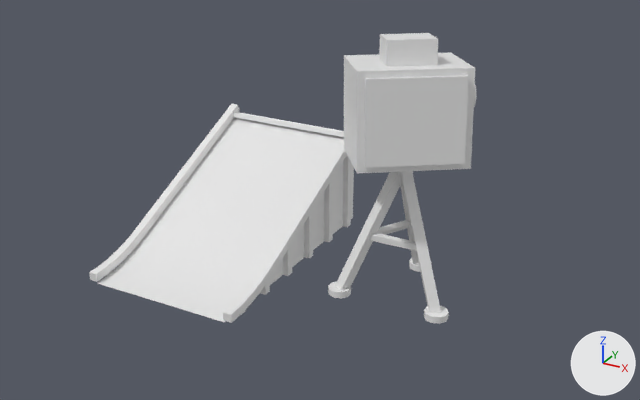
Two versions of the Blender file tools/memojo.blend, one commit apart.
Both versions are drawn from a 50 mm camera at (6.31, -11.47, 6.44) aimed at (0.55, -1.0, 1.2). Every picture has the same lights, and +X, +Y and +Z are marked at lower right. The picture after the commit comes second.

Objects in the first picture: 'dark_body', 'dark_lip', 'frame_barrel', 'frame_deck', 'frame_rib', 'frame_tripod', 'panel_finder'.
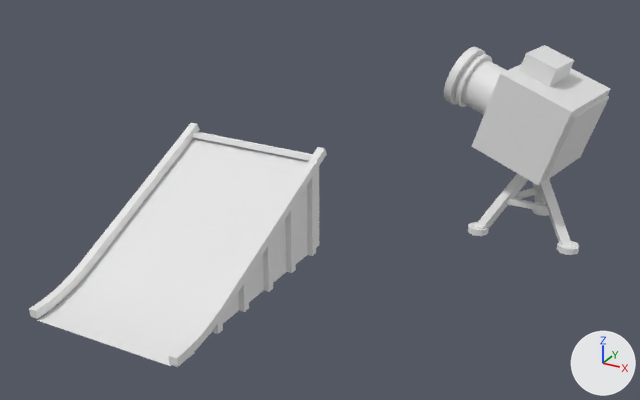
Commit message: add: photo shoot on memojo ramp

Diff of the bpy script that builds the scene:
```diff
--- a/tools/memojo.blend.py
+++ b/tools/memojo.blend.py
@@ me_frame_deck @@
-me_frame_deck.from_pydata(...)  # 52 vertices, 28 faces; spans x -2.2..0.1, y -2.9..1.0, z 0.0..1.55
+me_frame_deck.from_pydata(...)  # 52 vertices, 28 faces; spans x -2.2..0.1, y -4.1..-0.2, z 0.0..1.55
+# me_frame_deck part 1: the whole mesh is moved by (0.0, -1.2, 0.0)
@@ me_frame_rib @@
-me_frame_rib.from_pydata(...)  # 480 vertices, 360 faces; spans x -2.32..0.22, y -2.9..1.03, z 0.0..1.7
+me_frame_rib.from_pydata(...)  # 480 vertices, 360 faces; spans x -2.32..0.22, y -4.1..-0.17, z 0.0..1.7
+# me_frame_rib part 2: the whole mesh is moved by (0.0, -1.2, 0.0)
@@ me_dark_lip @@
-me_dark_lip.from_pydata(...)  # 8 vertices, 6 faces; spans x -2.22..0.12, y 0.8..1.02, z 1.45..1.59
+me_dark_lip.from_pydata(...)  # 8 vertices, 6 faces; spans x -2.22..0.12, y -0.4..-0.18, z 1.45..1.59
+# me_dark_lip part 3: the whole mesh is moved by (0.0, -1.2, 0.0)
@@ me_dark_body @@
-me_dark_body.from_pydata(...)  # 24 vertices, 18 faces; spans x 0.84..2.84, y -1.95..0.02, z 2.05..3.48
+me_dark_body.from_pydata(...)  # 24 vertices, 18 faces; spans x 2.01..3.82, y 1.1..2.83, z 1.17..2.8
+# me_dark_body part 4: the whole mesh is multiplied about its middle by the matrix ((0.653, -0.653, 0.383), (0.723, 0.688, -0.061), (-0.223, 0.317, 0.922)), then moved by (1.07, 2.93, -0.78)
@@ me_frame_barrel @@
-me_frame_barrel.from_pydata(...)  # 160 vertices, 90 faces; spans x 0.55..2.69, y -1.07..0.57, z 2.12..3.6
+me_frame_barrel.from_pydata(...)  # 160 vertices, 90 faces; spans x 1.3..3.25, y 1.65..2.89, z 1.77..2.91
+# me_frame_barrel part 5: the loose piece of 40 vertices spanning x 0.71..1.86, y -0.76..0.4, z 2.24..3.11 is multiplied about its middle by the matrix ((0.799, -0.573, 0.18), (0.488, 0.444, -0.751), (0.35, 0.689, 0.635)), then moved by (0.72, 2.29, -0.4)
+# me_frame_barrel part 6: the loose piece of 40 vertices spanning x 0.7..1.51, y -0.21..0.37, z 2.17..3.12 is multiplied about its middle by the matrix ((0.799, -0.573, 0.18), (0.488, 0.444, -0.751), (0.35, 0.689, 0.635)), then moved by (0.6, 2.08, -0.28)
+# me_frame_barrel part 7: the loose piece of 40 vertices spanning x 0.55..1.45, y -0.12..0.57, z 2.12..3.13 is multiplied about its middle by the matrix ((0.799, -0.573, 0.18), (0.488, 0.444, -0.751), (0.35, 0.689, 0.635)), then moved by (0.53, 1.96, -0.21)
+# other edits to the shape of me_frame_barrel do not show in these pictures
@@ me_panel_finder @@
-me_panel_finder.from_pydata(...)  # 16 vertices, 12 faces; spans x 1.303..2.273, y -1.385..-0.289, z 2.587..3.786
+me_panel_finder.from_pydata(...)  # 16 vertices, 12 faces; spans x 2.184..3.269, y 1.591..2.342, z 2.068..3.056
+# me_panel_finder part 8: the loose piece of 8 vertices spanning x 1.405..2.273, y -1.385..-0.539, z 3.378..3.786 is multiplied about its middle by the matrix ((0.653, -0.653, 0.383), (0.723, 0.688, -0.061), (-0.223, 0.317, 0.922)), then moved by (1.071, 2.928, -0.779)
+# other edits to the shape of me_panel_finder do not show in these pictures
@@ me_frame_tripod @@
-me_frame_tripod.from_pydata(...)  # 132 vertices, 86 faces; spans x 0.94..2.76, y -1.58..0.07, z -0.04..2.66
+me_frame_tripod.from_pydata(...)  # 132 vertices, 86 faces; spans x 2.01..3.83, y 1.35..3.0, z -0.06..1.88
+# me_frame_tripod part 9: the loose piece of 20 vertices spanning x 2.43..2.76, y -1.54..-1.2, z 0.0..0.1 is moved by (1.07, 2.93, 0.0)
+# me_frame_tripod part 10: the loose piece of 8 vertices spanning x 1.43..2.26, y -1.25..-1.14, z 0.87..0.97 is moved by (1.07, 2.93, -0.35)
+# me_frame_tripod part 11: the loose piece of 20 vertices spanning x 0.94..1.27, y -1.58..-1.24, z 0.0..0.1 is moved by (1.07, 2.93, 0.0)
+# me_frame_tripod part 12: the loose piece of 8 vertices spanning x 1.38..1.88, y -1.24..-0.46, z 0.86..0.98 is moved by (1.07, 2.93, -0.35)
+# me_frame_tripod part 13: the loose piece of 20 vertices spanning x 1.66..1.98, y -0.27..0.07, z 0.0..0.1 is moved by (1.07, 2.93, 0.0)
+# me_frame_tripod part 14: 24 of 132 vertices moved; they spanned x 1.01..2.69, y -1.51..-0.03, z -0.04..2.08 and now span x 2.09..3.75, y 1.42..2.89, z -0.06..1.32; mean shift (1.07, 2.93, -0.39); largest move (1.77, -1.03, 2.01) -> (2.84, 1.9, 1.22)
+# other edits to the shape of me_frame_tripod do not show in these pictures
```

Pixel boxes (x1, y1, x2, y2) of what changed, in the pictures (640 x 400 px; the box of a moved part takes in the faces that stretch with it):
'frame_deck', moved: before (97, 112, 354, 322); after (37, 132, 319, 366)
'dark_body', reshaped: before (344, 52, 475, 173); after (472, 64, 611, 185)
'frame_rib', moved: before (89, 104, 352, 323); after (29, 123, 327, 367)
'frame_tripod', reshaped: before (328, 171, 449, 324); after (468, 173, 579, 255)
'panel_finder', reshaped: before (379, 33, 438, 67); after (519, 45, 574, 87)
'frame_barrel', reshaped (mostly hidden before): before (474, 85, 477, 107); after (444, 47, 507, 115)
'dark_lip', moved: before (233, 112, 344, 137); after (192, 132, 312, 160)
part 5 of me_frame_barrel, moved or reshaped (not visible before): after (454, 56, 507, 115)
part 6 of me_frame_barrel, moved or reshaped (not visible before): after (456, 54, 492, 107)
part 7 of me_frame_barrel, moved or reshaped (not visible before): after (444, 47, 486, 105)
part 9 of me_frame_tripod, moved or reshaped: before (424, 306, 449, 324); after (557, 241, 579, 255)
part 10 of me_frame_tripod, moved or reshaped: before (370, 233, 417, 251); after (506, 198, 549, 212)
part 11 of me_frame_tripod, moved or reshaped: before (328, 281, 351, 298); after (468, 222, 489, 236)
part 12 of me_frame_tripod, moved or reshaped: before (377, 220, 411, 235); after (514, 188, 538, 199)
part 13 of me_frame_tripod, moved or reshaped: before (409, 258, 432, 272); after (532, 209, 549, 216)
part 14 of me_frame_tripod, moved or reshaped: before (335, 171, 441, 313); after (475, 173, 572, 246)
